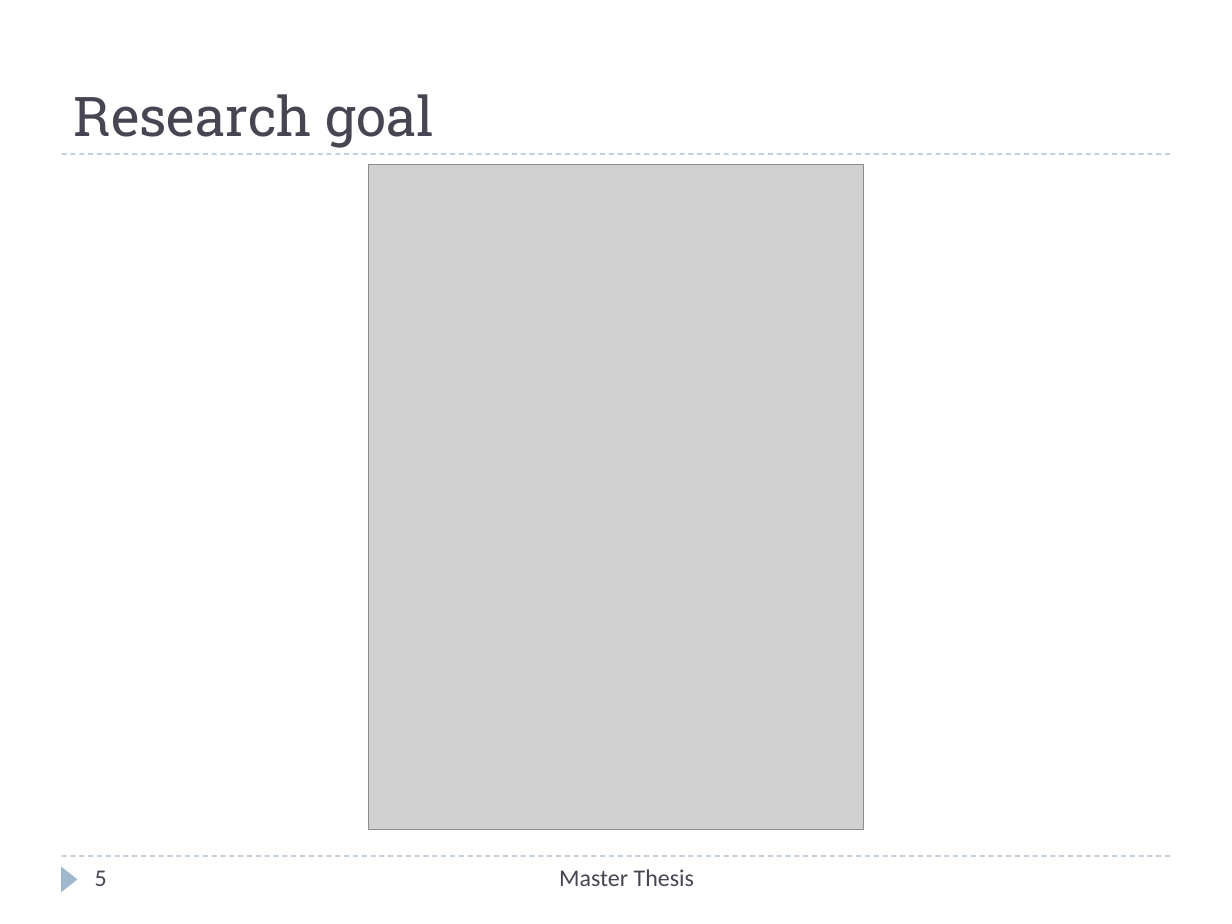
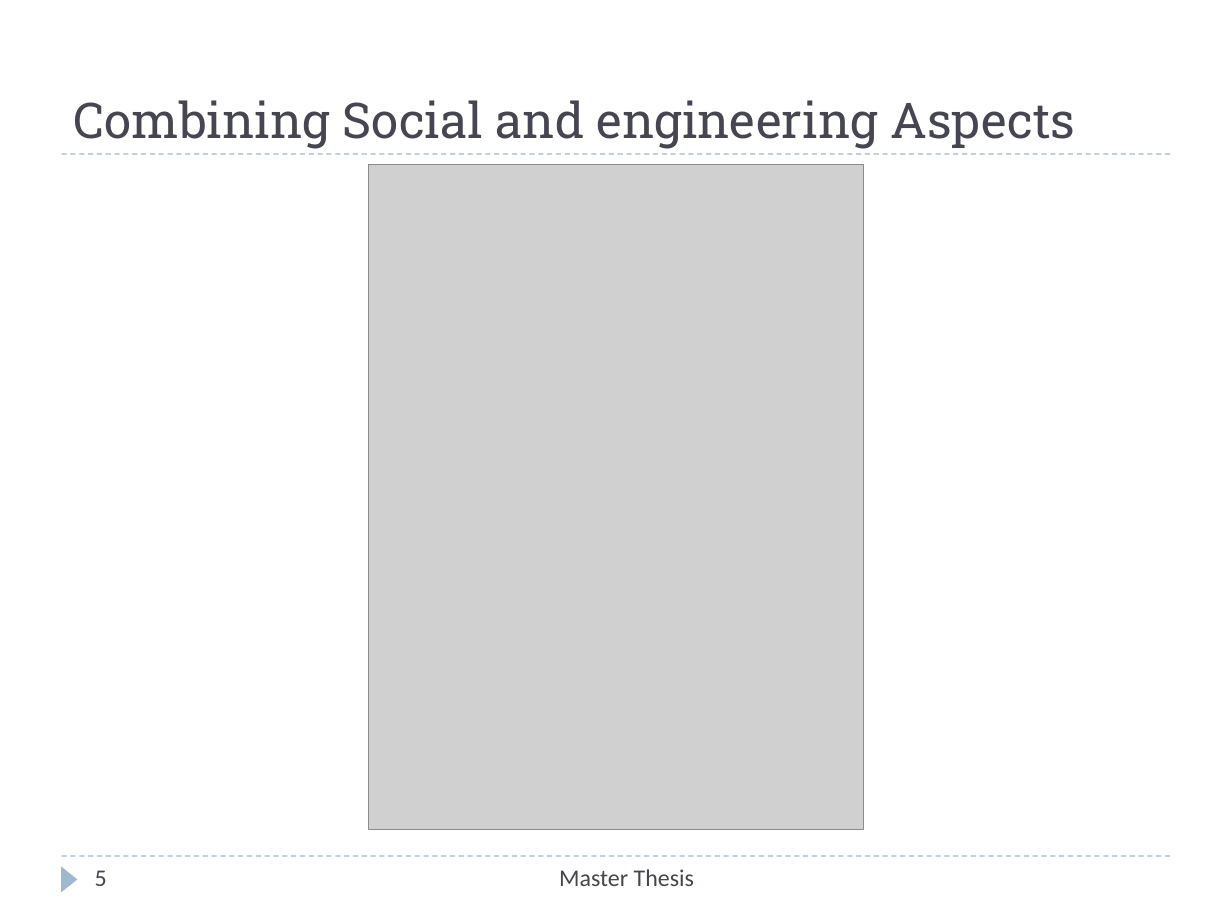
Before and after one commit to Christos-Papoulas/master_thesis, a slide deck: slide 5 of presentation/presentation.pptx. Drawn at 1232x924 pixels with LibreOffice and Linux fonts; fonts in the diff are those of the drawing; grey boxes stand for pictures. Boxes give left, top, right and bottom in pixels: in the first picture for what was removed or moved away, otherwise in the second. Text is boxed around its words. In the diff, an @@ line names an element or a change of style, - is before the commit and + after.

```diff
--- a/presentation/presentation.pptx
+++ b/presentation/presentation.pptx
@@ title at (74, 100, 1075, 149): text changed; size 32 to 28.8 pt @@
-Research goal
+Combining Social and engineering Aspects
```
Also in this commit, not shown: 12 other slides changed, 2 slides added, 1 slide removed, 19 other files.
